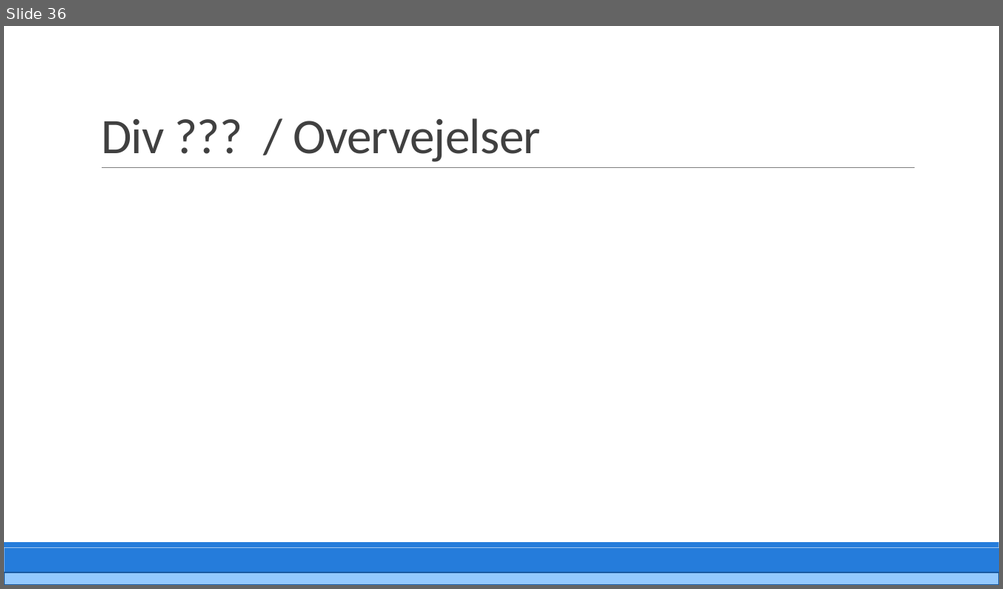
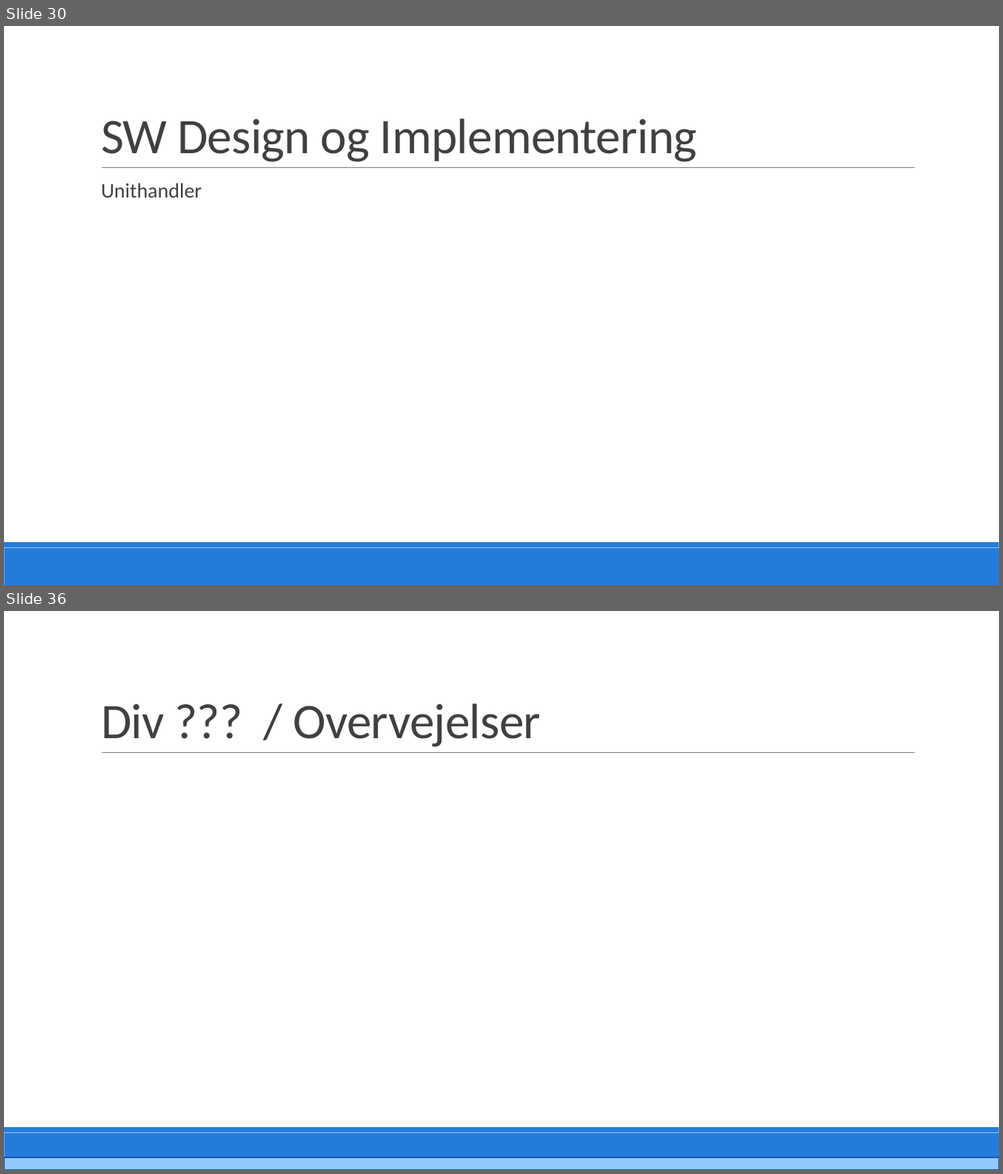
Before and after one commit to PRJ2GR15/Rapport, a slide deck: Fremlæggelse/Fremlæggelse.pptm. Shown one above the other, each under a label of ours: slide 36 before the commit, slides 30 and 36 after it; the slides between them are not shown. The pictures are 1003x589 and 1003x1174 pixels, drawn with LibreOffice and Linux fonts; fonts in the diff are those of the drawing. Boxes give left, top, right and bottom in pixels: in the first picture for what was removed or moved away, otherwise in the second. Text is boxed around its words. In the diff, an @@ line names an element or a change of style, - is before the commit and + after.

```diff
--- a/Fremlæggelse/Fremlæggelse.pptm
+++ b/Fremlæggelse/Fremlæggelse.pptm
@@ slide 30 added at <box>4,26,999,585</box>, background #FFFFFF; not listed: 3 template elements that a slide beside it also shows @@
@@ title added at <box>101,118,697,162</box>, 48 pt, text #404040 @@
+SW Design og Implementering
@@ text added at <box>101,183,202,198</box>, 20 pt, text #404040 @@
+  Unithandler
```
Also in this commit, not shown: 31 slides changed, 1 slide removed, 2 other files.
